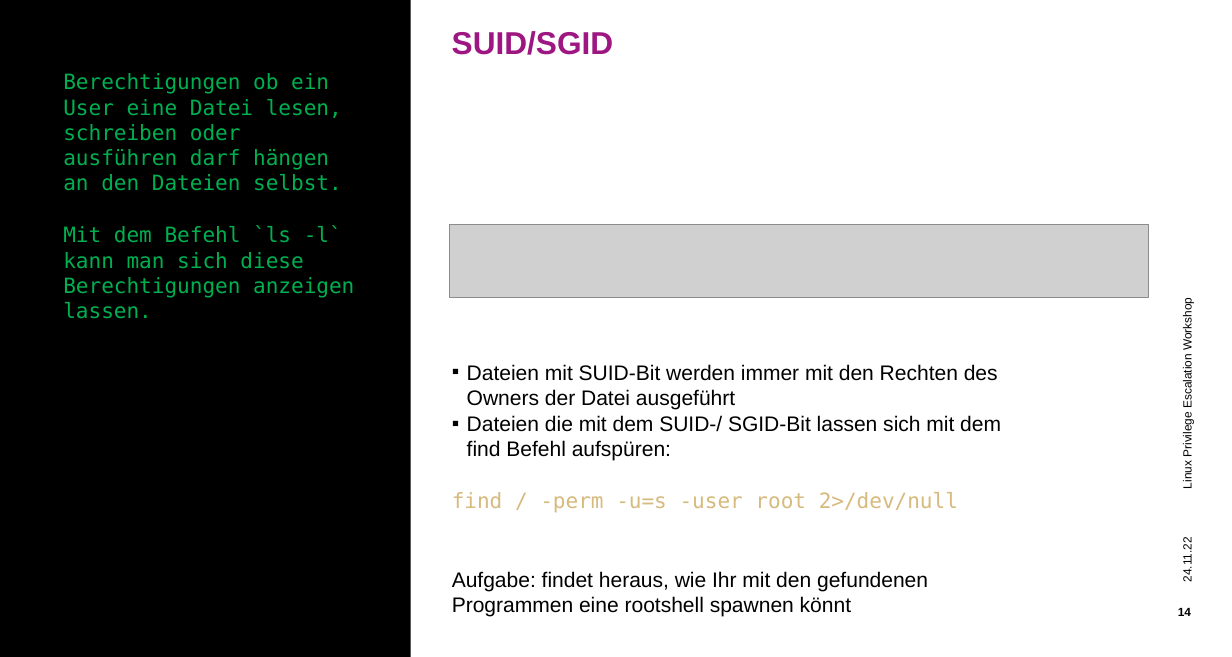
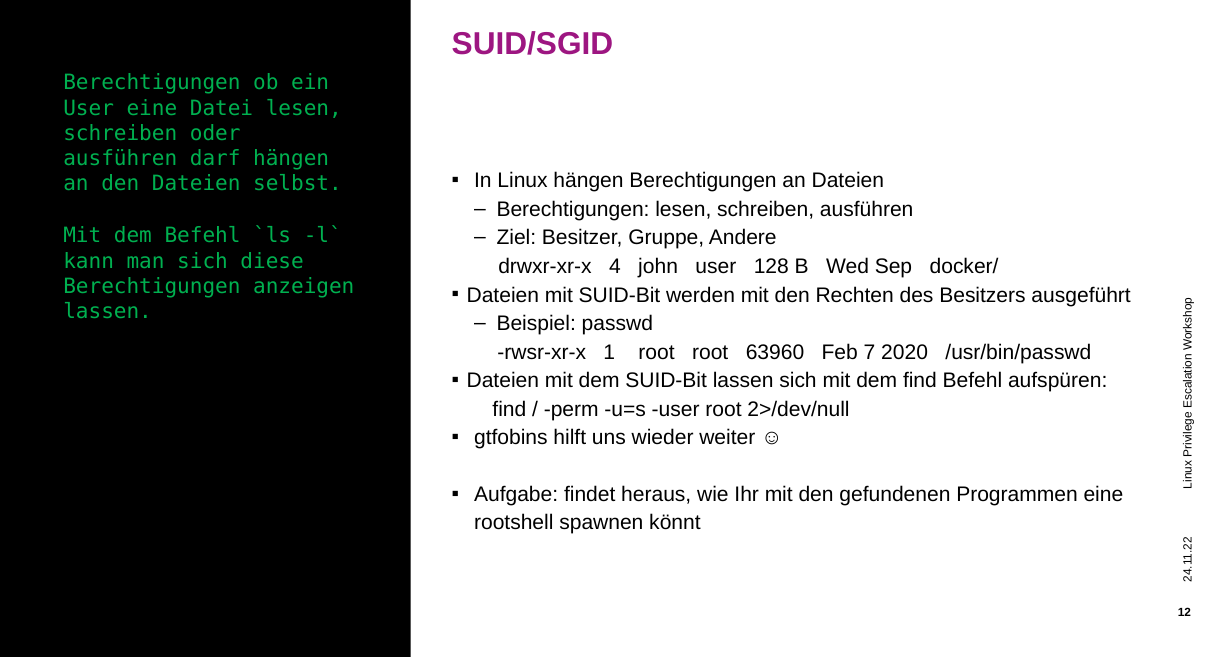
Before and after one commit to hueami/lpe_workshop, a slide deck: slide 12 of Powerpoint.pptx (slide 14 before the commit). Drawn at 1232x657 pixels with LibreOffice and Linux fonts; fonts in the diff are those of the drawing; grey boxes stand for pictures; background and template pictures are left out. Boxes give left, top, right and bottom in pixels: in the first picture for what was removed or moved away, otherwise in the second. Text is boxed around its words. In the diff, an @@ line names an element or a change of style, - is before the commit and + after.

Commit message:
Präsentation weiter bearbeitet

```diff
--- a/Powerpoint.pptx
+++ b/Powerpoint.pptx
@@ text added at (x1=467, y1=171, x2=1130, y2=534), 16 pt, text #000000 @@
+▪ In Linux hängen Berechtigungen an Dateien
+    – Berechtigungen: lesen, schreiben, ausführen
+    – Ziel: Besitzer, Gruppe, Andere
+drwxr-xr-x 4 john user 128 B Wed Sep docker/
+▪ Dateien mit SUID-Bit werden mit den Rechten des Besitzers ausgeführt
+    – Beispiel: passwd
+    -rwsr-xr-x 1 root root 63960 Feb 7 2020 /usr/bin/passwd
+▪ Dateien mit dem SUID-Bit lassen sich mit dem find Befehl aufspüren:
+find / -perm -u=s -user root 2>/dev/null
+▪ gtfobins hilft uns wieder weiter ☺
+▪ Aufgabe: findet heraus, wie Ihr mit den gefundenen Programmen eine rootshell spawnen könnt
@@ picture removed at (x1=450, y1=225, x2=1148, y2=298) @@
@@ text removed at (x1=452, y1=364, x2=1001, y2=616) @@
-▪ Dateien mit SUID-Bit werden immer mit den Rechten des Owners der Datei ausgeführt
-▪ Dateien die mit dem SUID-/ SGID-Bit lassen sich mit dem find Befehl aufspüren:
-find / -perm -u=s -user root 2>/dev/null
-Aufgabe: findet heraus, wie Ihr mit den gefundenen Programmen eine rootshell spawnen könnt
@@ page number at (x1=1178, y1=607, x2=1191, y2=616): text changed @@
-14
+12
```
Also in this commit, not shown: 7 other slides changed, 2 slides removed.
